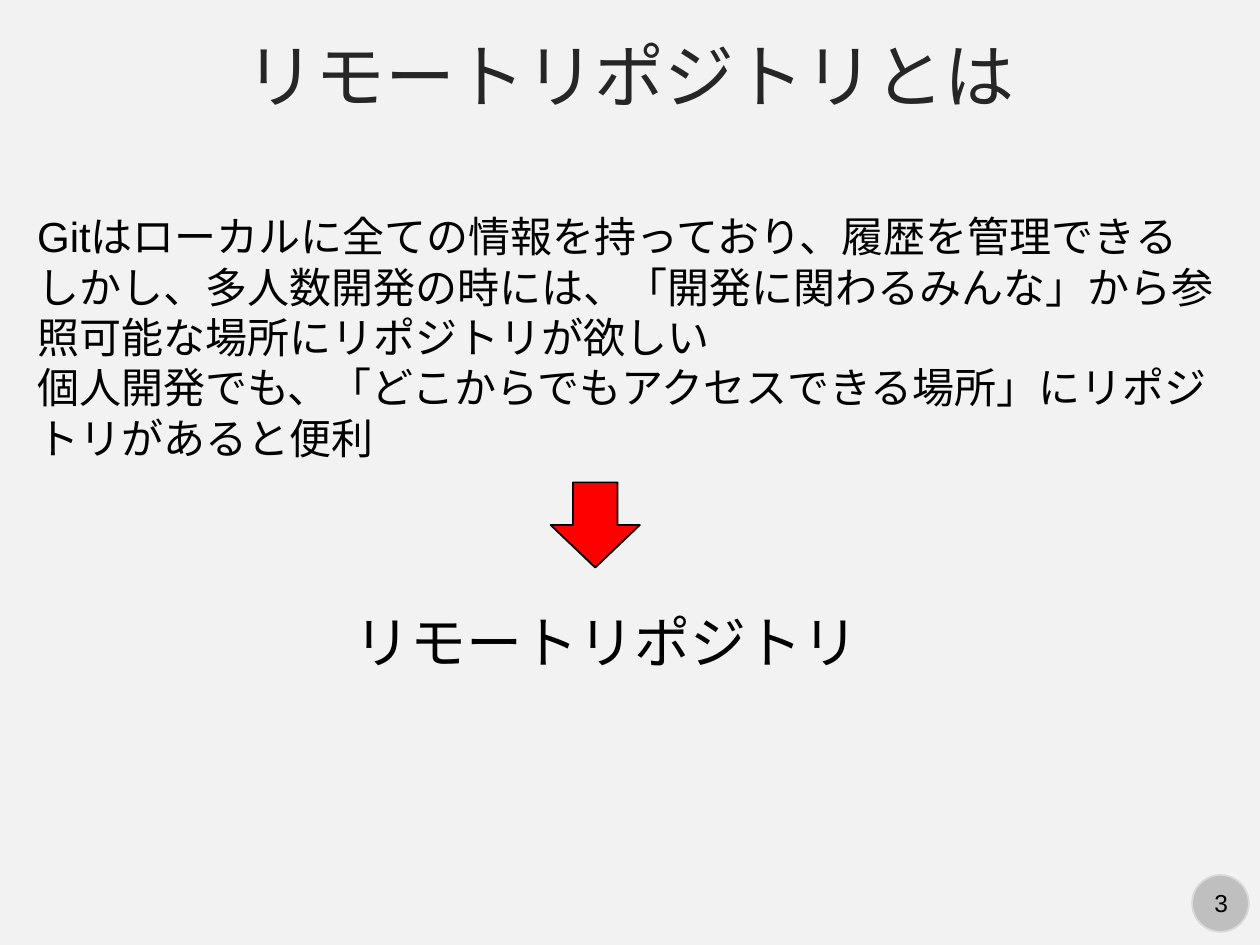
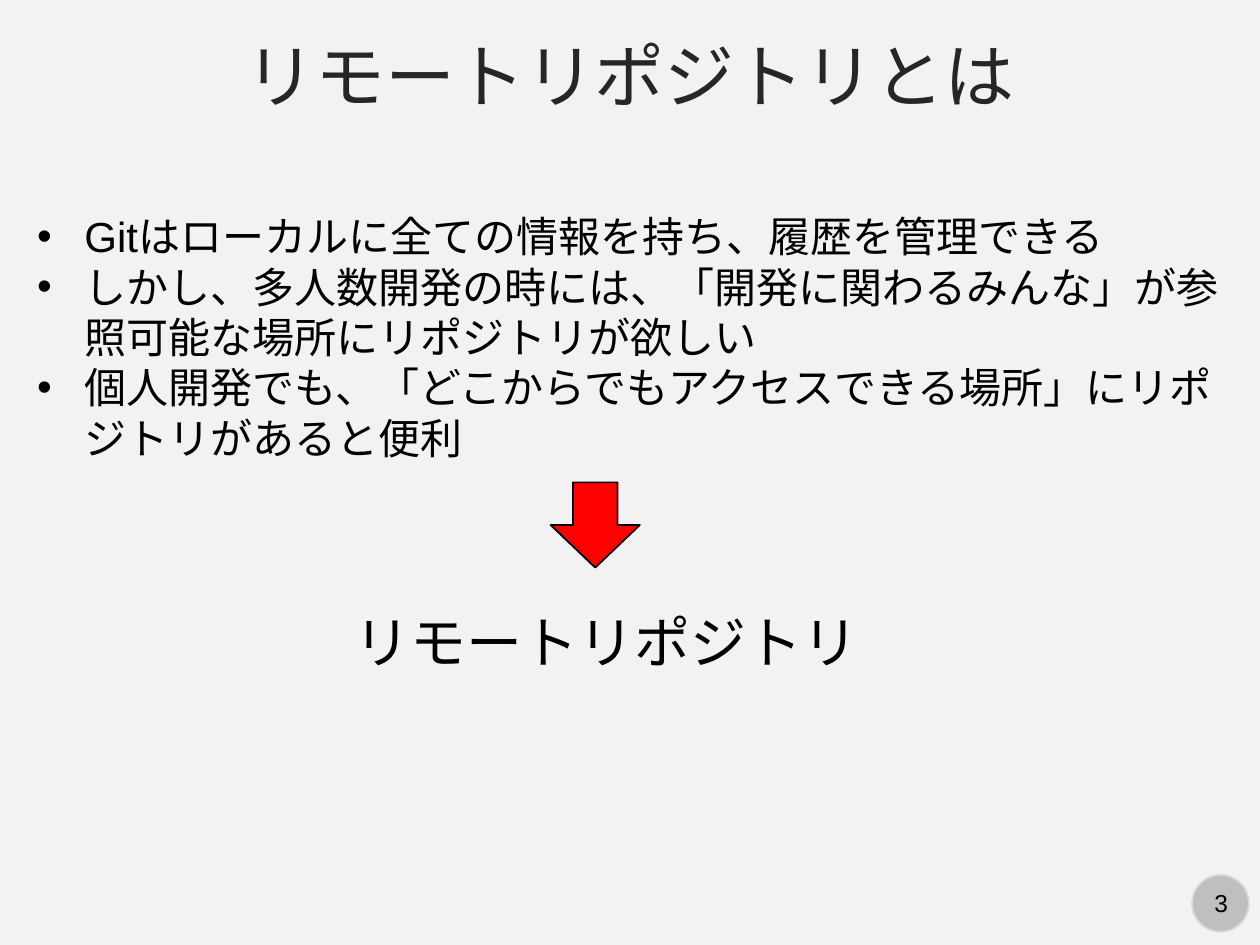
Before and after one commit to kaityo256/github, a slide deck: slide 3 of remote/fig/slide.pptx. Drawn at 1260x945 pixels with LibreOffice and Linux fonts; fonts in the diff are those of the drawing. Boxes give left, top, right and bottom in pixels: in the first picture for what was removed or moved away, otherwise in the second. Text is boxed around its words. In the diff, an @@ line names an element or a change of style, - is before the commit and + after.

Commit message:
updates pptx

```diff
--- a/remote/fig/slide.pptx
+++ b/remote/fig/slide.pptx
@@ text at (84,219,1218,357): text changed @@
-Gitはローカルに全ての情報を持っており、履歴を管理できる
-しかし、多人数開発の時には、「開発に関わるみんな」から参照可能な場所にリポジトリが欲しい
+• Gitはローカルに全ての情報を持ち、履歴を管理できる
+• しかし、多人数開発の時には、「開発に関わるみんな」が参照可能な場所にリポジトリが欲しい
@@ text at (84,367,1211,458): bullet none to • @@
```
Also in this commit, not shown: 1 other slide changed, 7 slides added, 1 other file.
